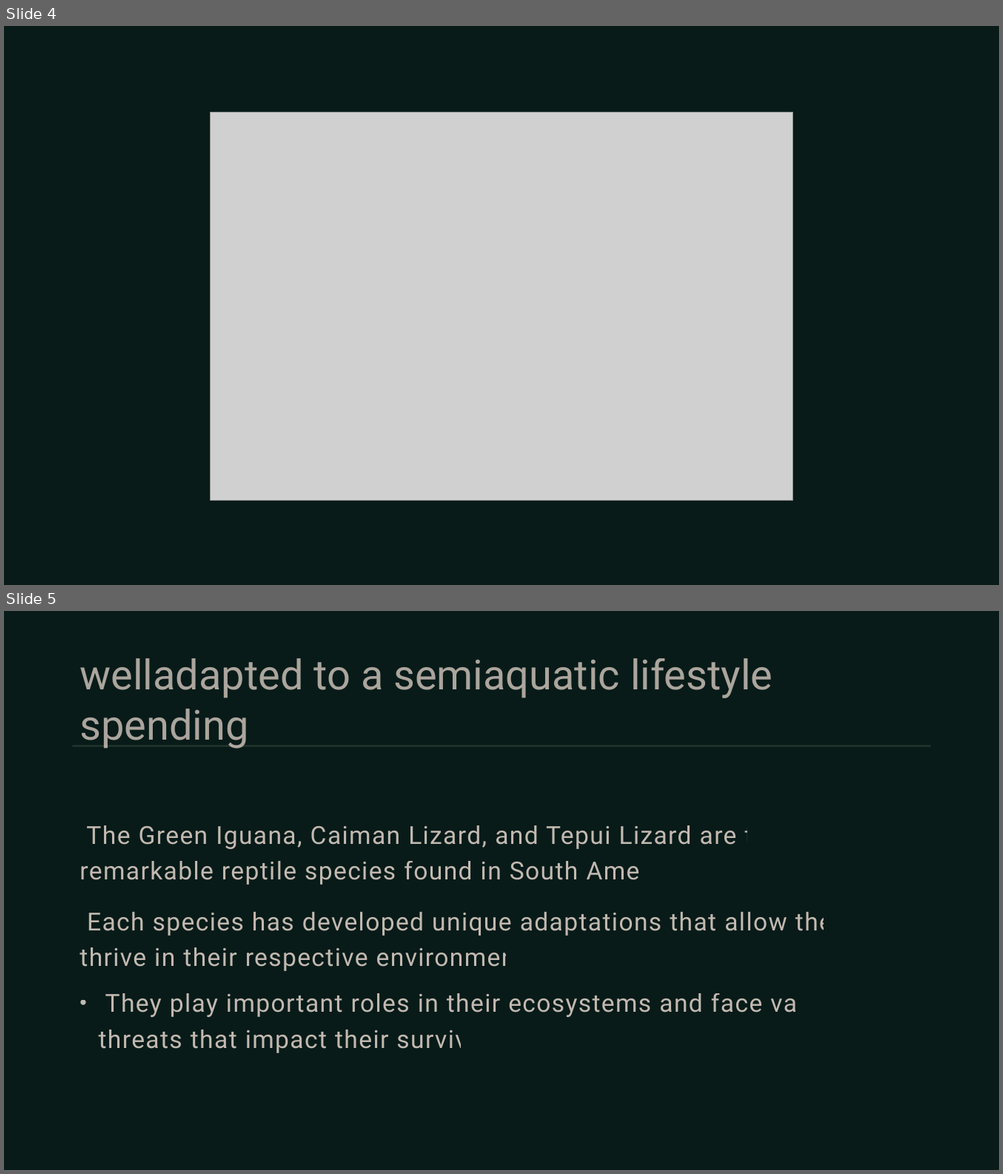
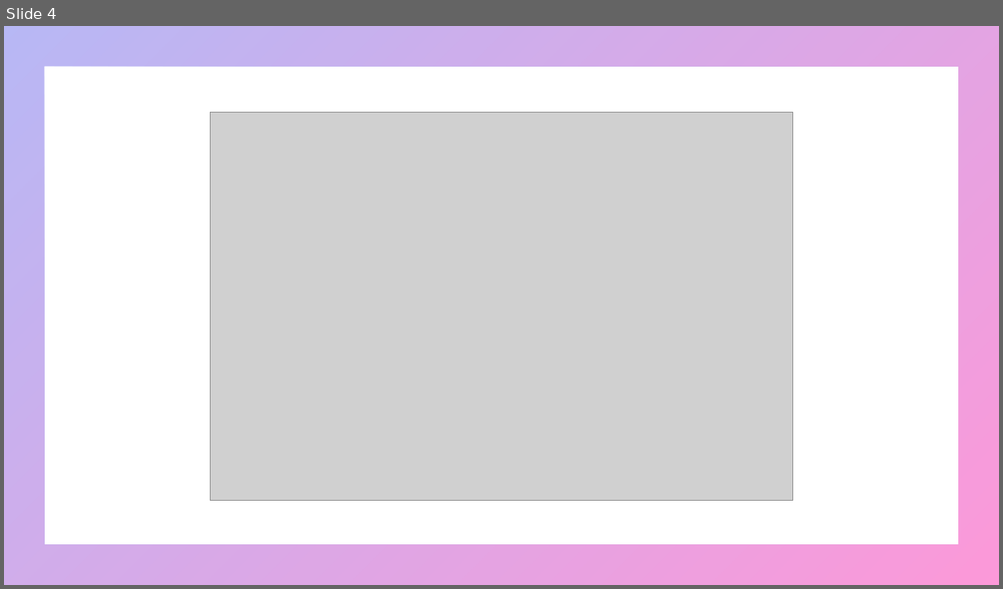
Before and after one commit to umarrasool15/Research2SlidesWebApp, a slide deck: src/main/resources/content/output/A Survey of South American Lizards Biodiversity and Ecological.pptx. Shown one above the other, each under a label of ours: slides 4 and 5 before the commit, slide 4 after it. The pictures are 1003x1174 and 1003x589 pixels, drawn with LibreOffice and Linux fonts; fonts in the diff are those of the drawing; grey boxes stand for pictures. Boxes give left, top, right and bottom in pixels: in the first picture for what was removed or moved away, otherwise in the second. Text is boxed around its words. In the diff, an @@ line names an element or a change of style, - is before the commit and + after.

```diff
--- a/src/main/resources/content/output/A Survey of South American Lizards Biodiversity and Ecological.pptx
+++ b/src/main/resources/content/output/A Survey of South American Lizards Biodiversity and Ecological.pptx
@@ slide 5 removed at (4,611,999,1170), background #081B19 @@
@@ title removed at (79,658,773,749) @@
-welladapted to a semiaquatic lifestyle spending
@@ line removed from (73, 746) to (930, 746) @@
@@ text removed at (79,826,856,1054) @@
-• The Green Iguana, Caiman Lizard, and Tepui Lizard are three remarkable reptile species found in South America.
-  Each species has developed unique adaptations that allow them to thrive in their respective environments.
-  They play important roles in their ecosystems and face various threats that impact their survival.
@@ slide 4 changed as well @@
@@ background #081B19 to #FFFFFF @@
@@ frame added at (4,26,999,585), fill gradient #4D4EE6 to #F900A0 @@
```
Also in this commit, not shown: 2 other slides changed, 6 slides added, 5 other slides removed, 8 other files.
